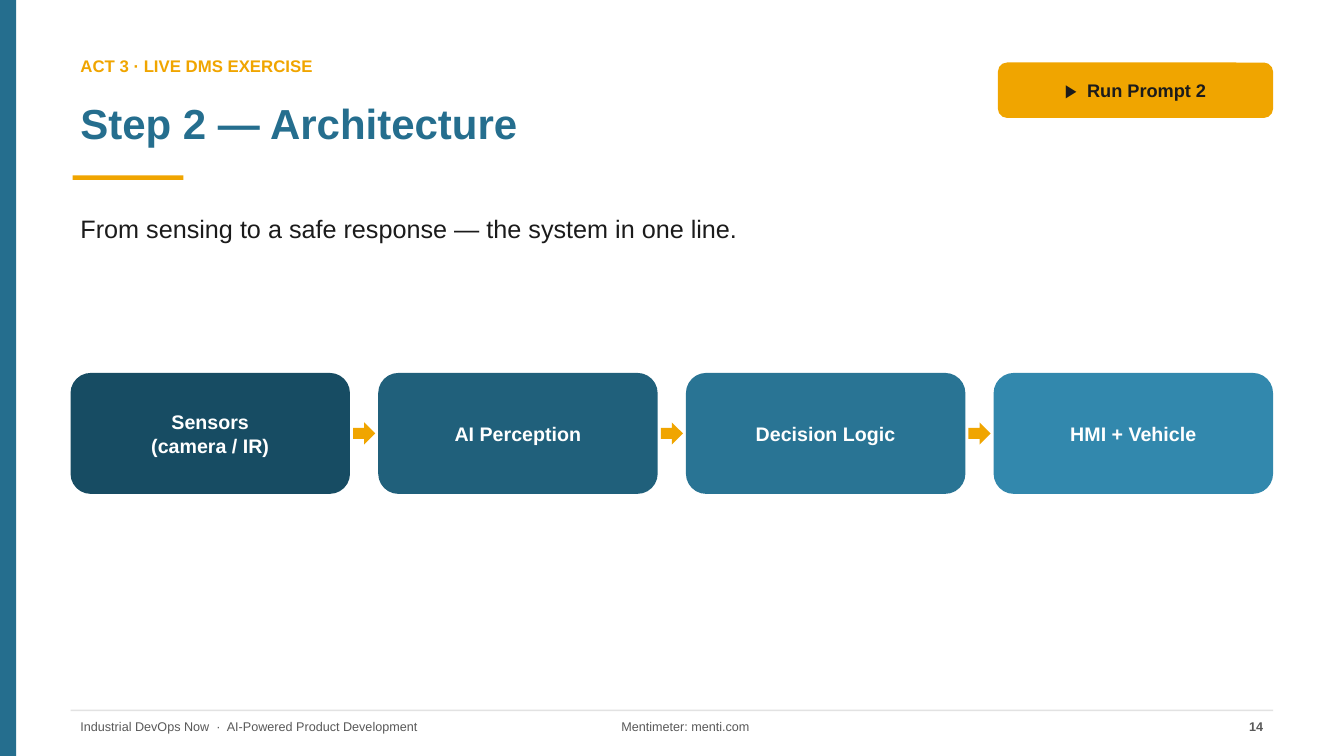
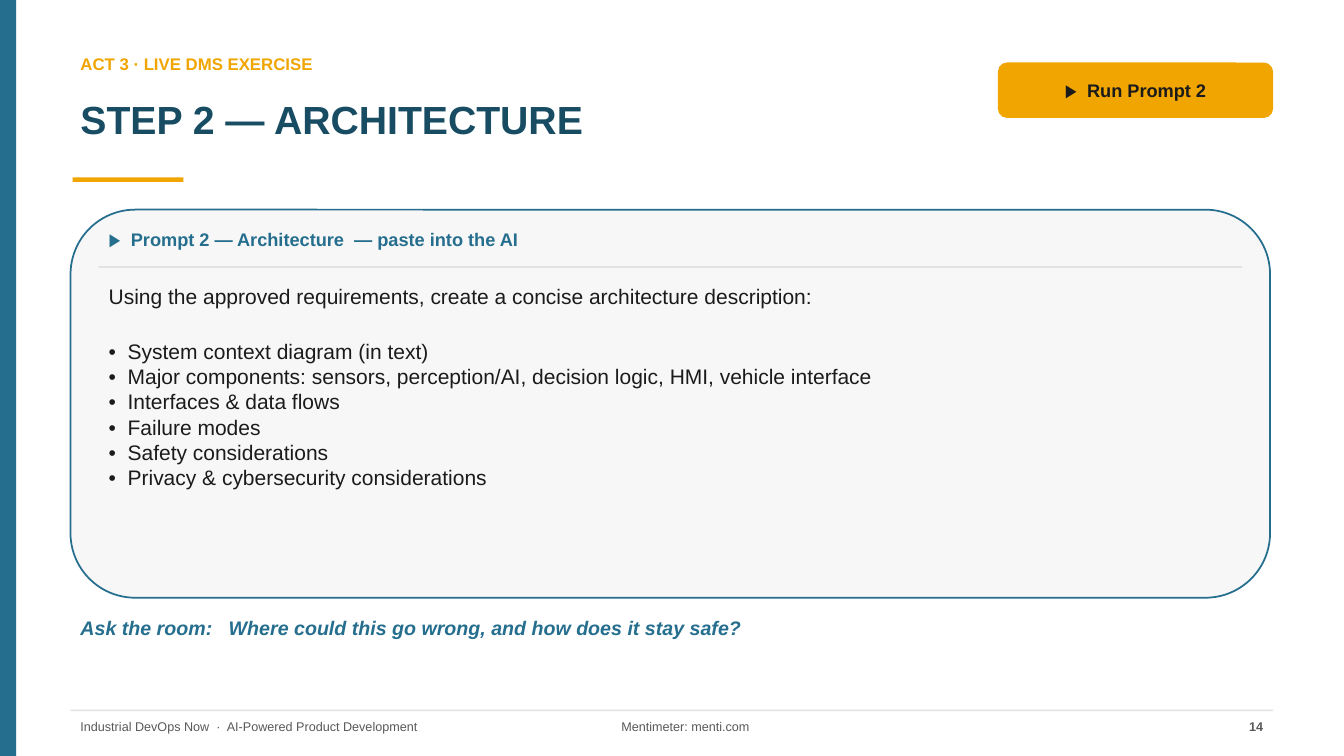
Before and after one commit to rockinryeman/SDLC-Workshop, a slide deck: slide 14 of dms-workshop/AI-Powered-Product-Development_DMS.pptx. Drawn at 1344x756 pixels with LibreOffice and Linux fonts; fonts in the diff are those of the drawing. Boxes give left, top, right and bottom in pixels: in the first picture for what was removed or moved away, otherwise in the second. Text is boxed around its words. In the diff, an @@ line names an element or a change of style, - is before the commit and + after.

```diff
--- a/dms-workshop/AI-Powered-Product-Development_DMS.pptx
+++ b/dms-workshop/AI-Powered-Product-Development_DMS.pptx
@@ text at box(80, 106, 583, 135): text changed; size 30 to 28 pt; text colour #256E8E to #174C63 @@
-Step 2 — Architecture
+STEP 2 — ARCHITECTURE
@@ rounded rectangle added at box(71, 210, 1270, 598), fill #F7F7F7, outline #256E8E 1.25 pt @@
@@ text removed at box(80, 219, 737, 244) @@
-From sensing to a safe response — the system in one line.
@@ text added at box(131, 232, 518, 250), 13 pt, text #256E8E, bold @@
+▶ Prompt 2 — Architecture — paste into the AI
@@ rectangle added at box(99, 266, 1242, 268), fill #E2E2E2 @@
@@ text added at box(109, 288, 871, 490), 15 pt, text #1B1B1B @@
+Using the approved requirements, create a concise architecture description:
+• System context diagram (in text)
+• Major components: sensors, perception/AI, decision logic, HMI, vehicle interface
+• Interfaces & data flows
+• Failure modes
+• Safety considerations
+• Privacy & cybersecurity considerations
@@ rounded rectangle removed at box(71, 373, 350, 494) @@
-Sensors
-(camera / IR)
@@ rounded rectangle removed at box(378, 373, 657, 494) @@
-AI Perception
@@ rounded rectangle removed at box(686, 373, 965, 494) @@
-Decision Logic
@@ rounded rectangle removed at box(994, 373, 1273, 494) @@
-HMI + Vehicle
@@ right arrow removed at box(353, 422, 375, 445) @@
@@ right arrow removed at box(660, 422, 683, 445) @@
@@ right arrow removed at box(969, 422, 991, 445) @@
@@ text added at box(80, 620, 741, 639), 14 pt, text #256E8E, bold, italic @@
+Ask the room: Where could this go wrong, and how does it stay safe?
```
Also in this commit, not shown: 20 other slides changed, 4 other files.
